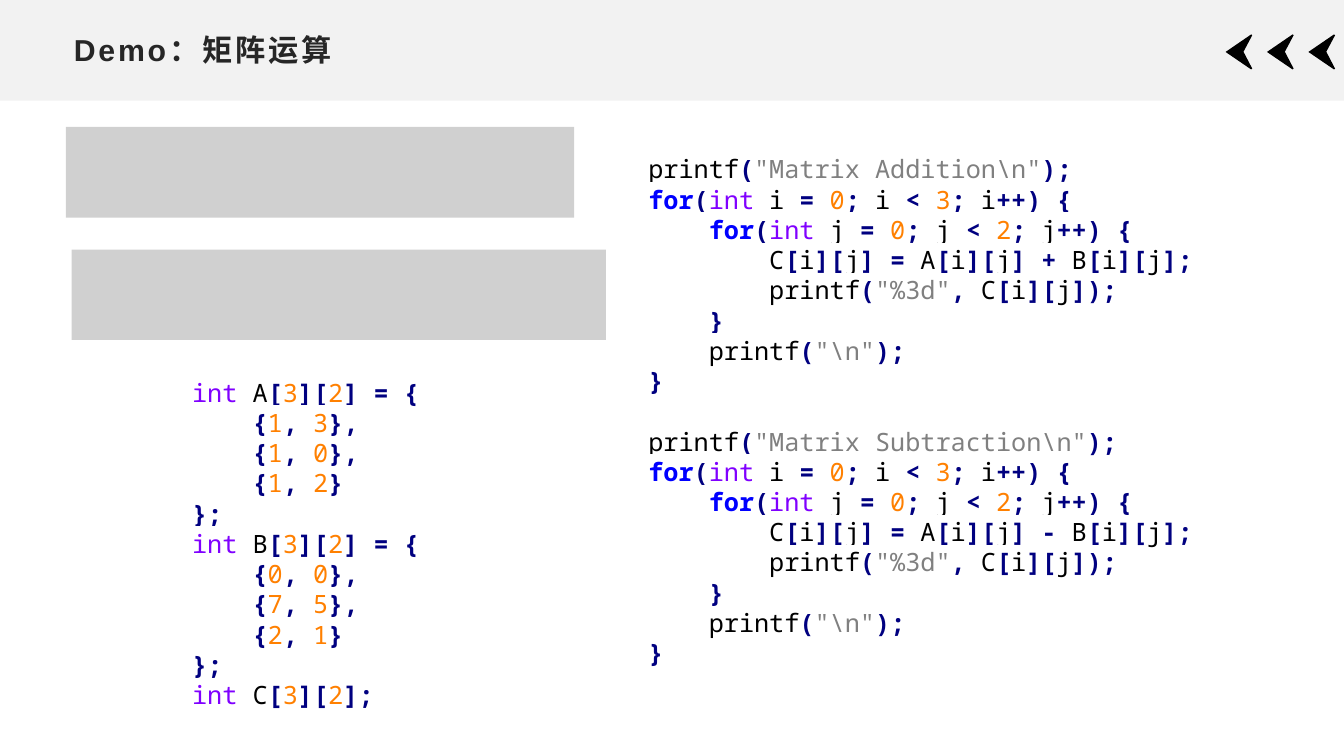
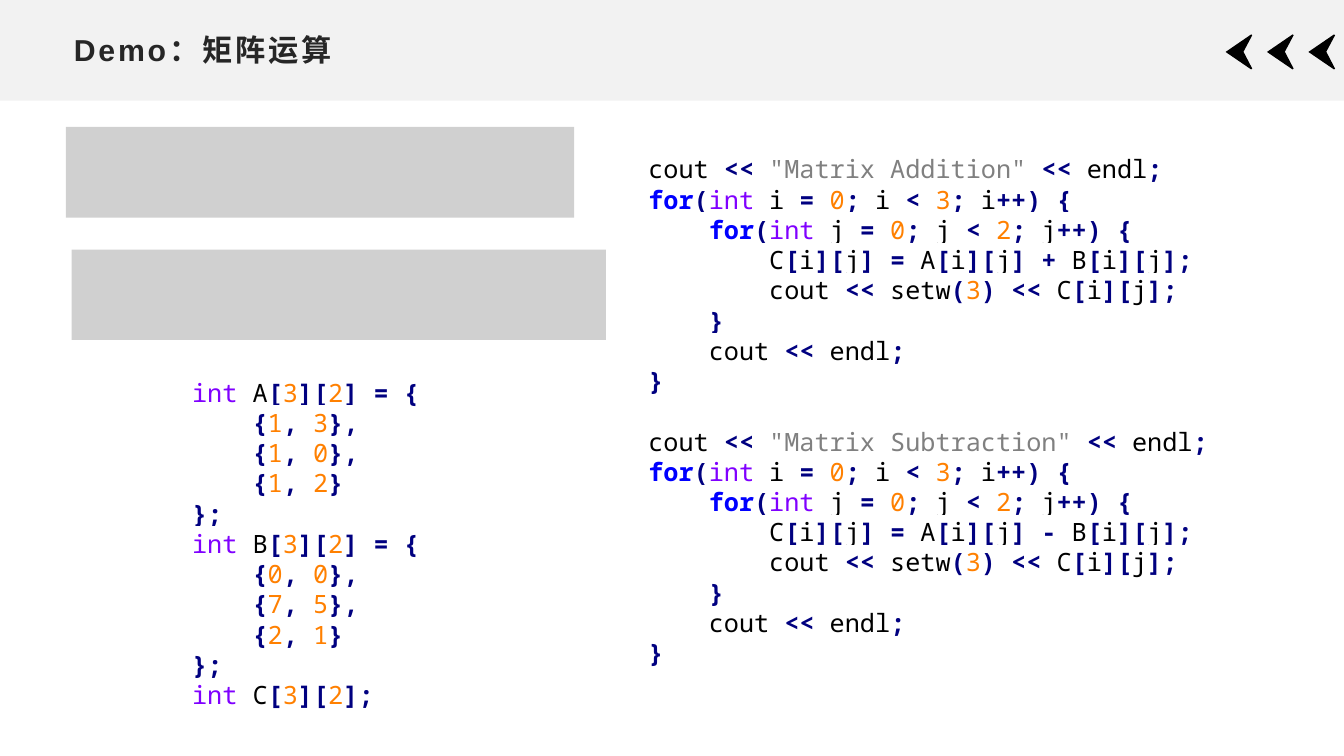
Before and after one commit to xdai02/C_Plus_Plus, a slide deck: slide 10 of slides/Chapter4.pptx (slide 9 before the commit). Drawn at 1344x756 pixels with LibreOffice and Linux fonts; fonts in the diff are those of the drawing; grey boxes stand for pictures. Boxes give left, top, right and bottom in pixels: in the first picture for what was removed or moved away, otherwise in the second. Text is boxed around its words. In the diff, an @@ line names an element or a change of style, - is before the commit and + after.

```diff
--- a/slides/Chapter4.pptx
+++ b/slides/Chapter4.pptx
@@ text at (648,159,1163,182): text changed @@
-printf("Matrix Addition\n");
+cout << "Matrix Addition" << endl;
@@ text at (769,280,1178,305): text changed @@
-printf("%3d", C[i][j]);
+cout << setw(3) << C[i][j];
@@ text at (709,341,906,364): text changed @@
-printf("\n");
+cout << endl;
@@ text at (648,432,1208,455): text changed @@
-printf("Matrix Subtraction\n");
+cout << "Matrix Subtraction" << endl;
@@ text at (769,552,1178,577): text changed @@
-printf("%3d", C[i][j]);
+cout << setw(3) << C[i][j];
@@ text at (709,613,906,636): text changed @@
-printf("\n");
+cout << endl;
```
Also in this commit, not shown: 12 other slides changed, 4 slides added, 9 other files.
